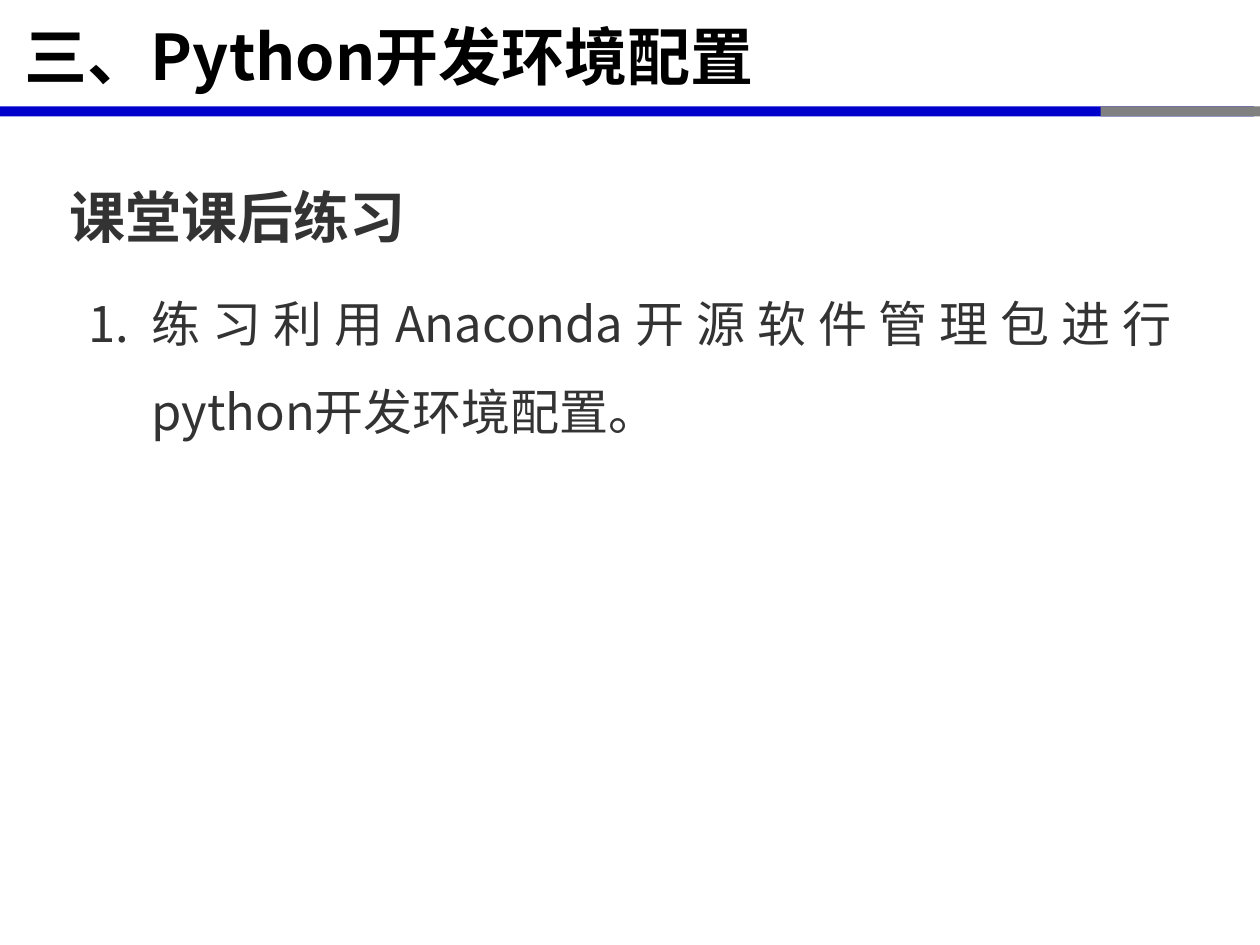
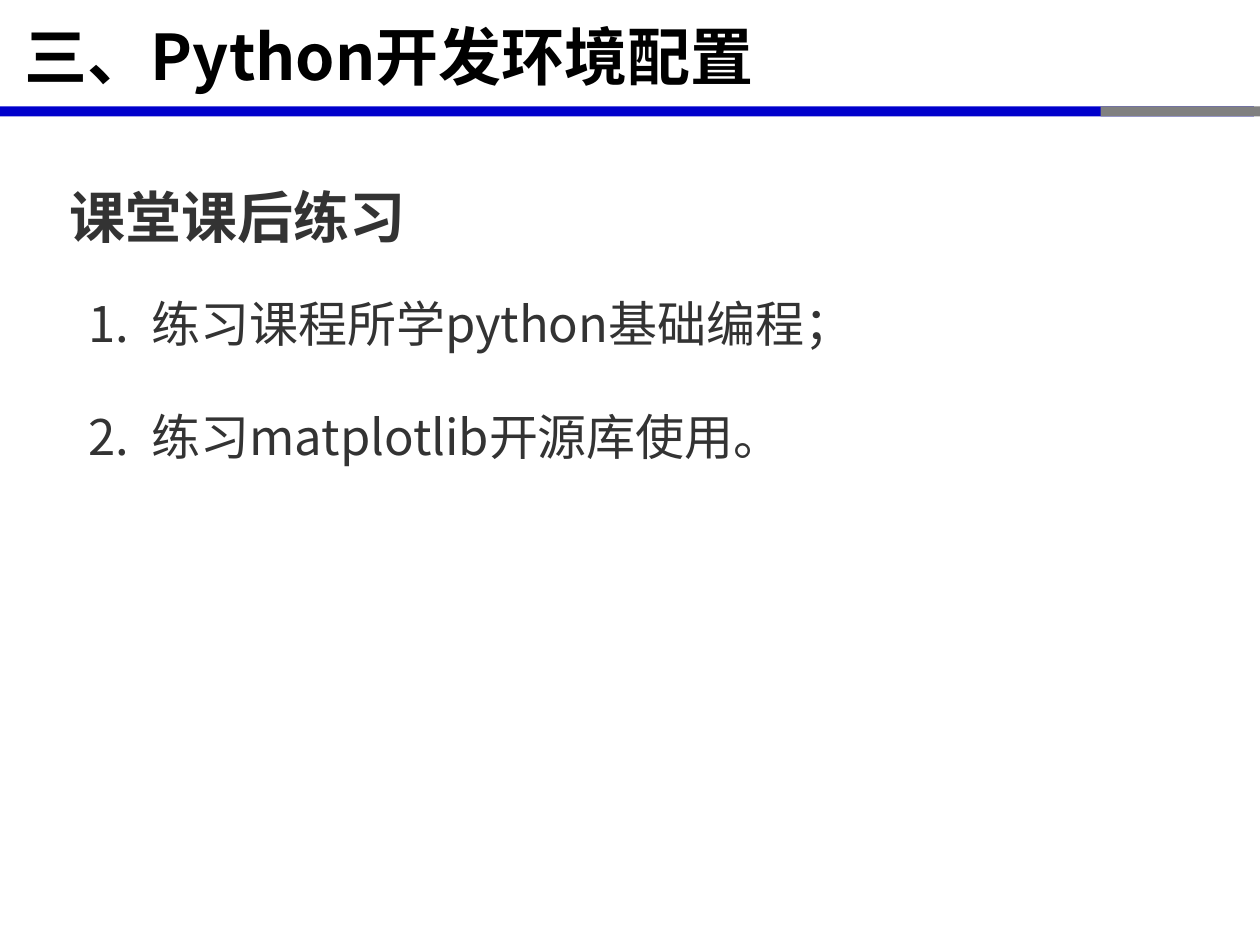
Before and after one commit to xinluo2018/open-source-gis-course, a slide deck: slide 24 of 第3章-开源GIS软件开发环境-6课时/第3章--开源GIS软件开发环境-Python编程基础-2学时.pptx (slide 14 before the commit). Drawn at 1260x945 pixels with LibreOffice and Linux fonts; fonts in the diff are those of the drawing. Boxes give left, top, right and bottom in pixels: in the first picture for what was removed or moved away, otherwise in the second. Text is boxed around its words. In the diff, an @@ line names an element or a change of style, - is before the commit and + after.

```diff
--- a/第3章-开源GIS软件开发环境-6课时/第3章--开源GIS软件开发环境-Python编程基础-2学时.pptx
+++ b/第3章-开源GIS软件开发环境-6课时/第3章--开源GIS软件开发环境-Python编程基础-2学时.pptx
@@ text at [152, 300, 854, 467]: text changed @@
-1. 练习利用Anaconda开源软件管理包进行python开发环境配置。
+1. 练习课程所学python基础编程；
+2. 练习matplotlib开源库使用。
```
Also in this commit, not shown: 8 other slides changed, 10 slides added, 9 other files.
